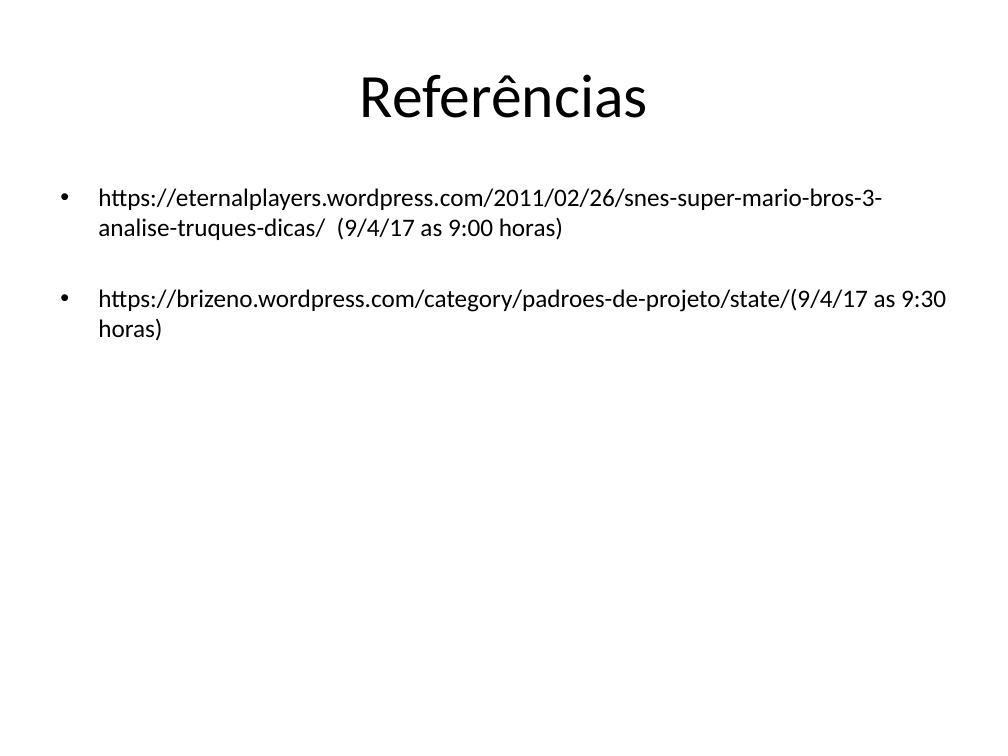
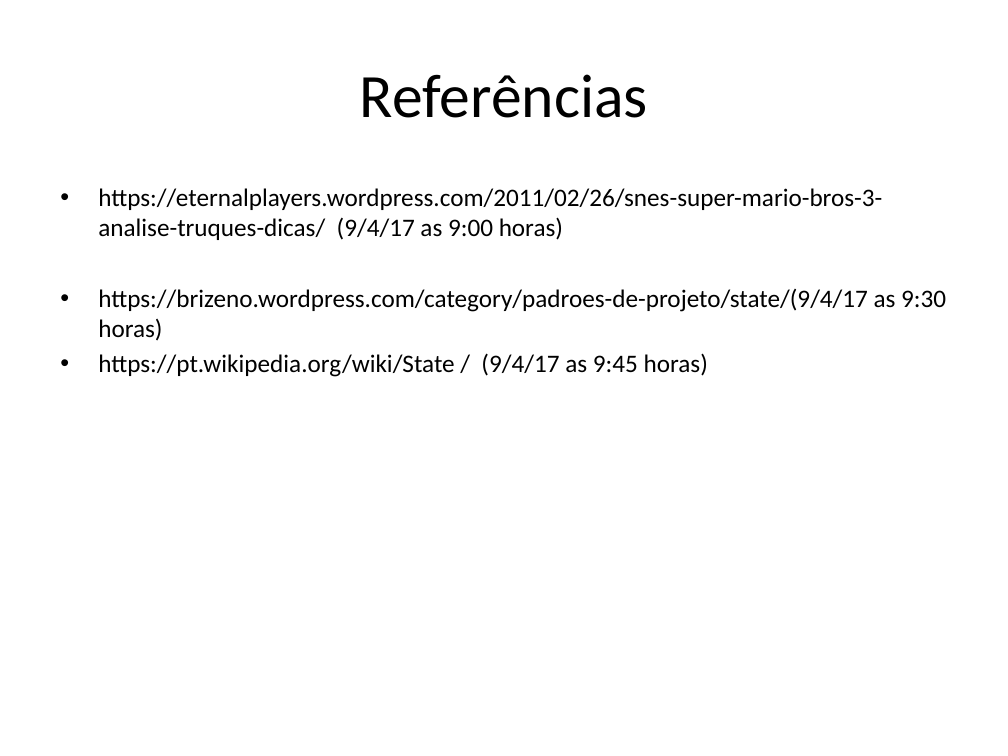
Before and after one commit to carlospinheirof/StatePattern, a slide deck: slide 9 of ApresentaçãoState.pptx. Drawn at 1008x756 pixels with LibreOffice and Linux fonts; fonts in the diff are those of the drawing. Boxes give left, top, right and bottom in pixels: in the first picture for what was removed or moved away, otherwise in the second. Text is boxed around its words. In the diff, an @@ line names an element or a change of style, - is before the commit and + after.

Commit message:
Adicionando apresentação

```diff
--- a/ApresentaçãoState.pptx
+++ b/ApresentaçãoState.pptx
@@ text at bbox=[98, 353, 708, 377]: paragraph added @@
+• https://pt.wikipedia.org/wiki/State / (9/4/17 as 9:45 horas)
```
